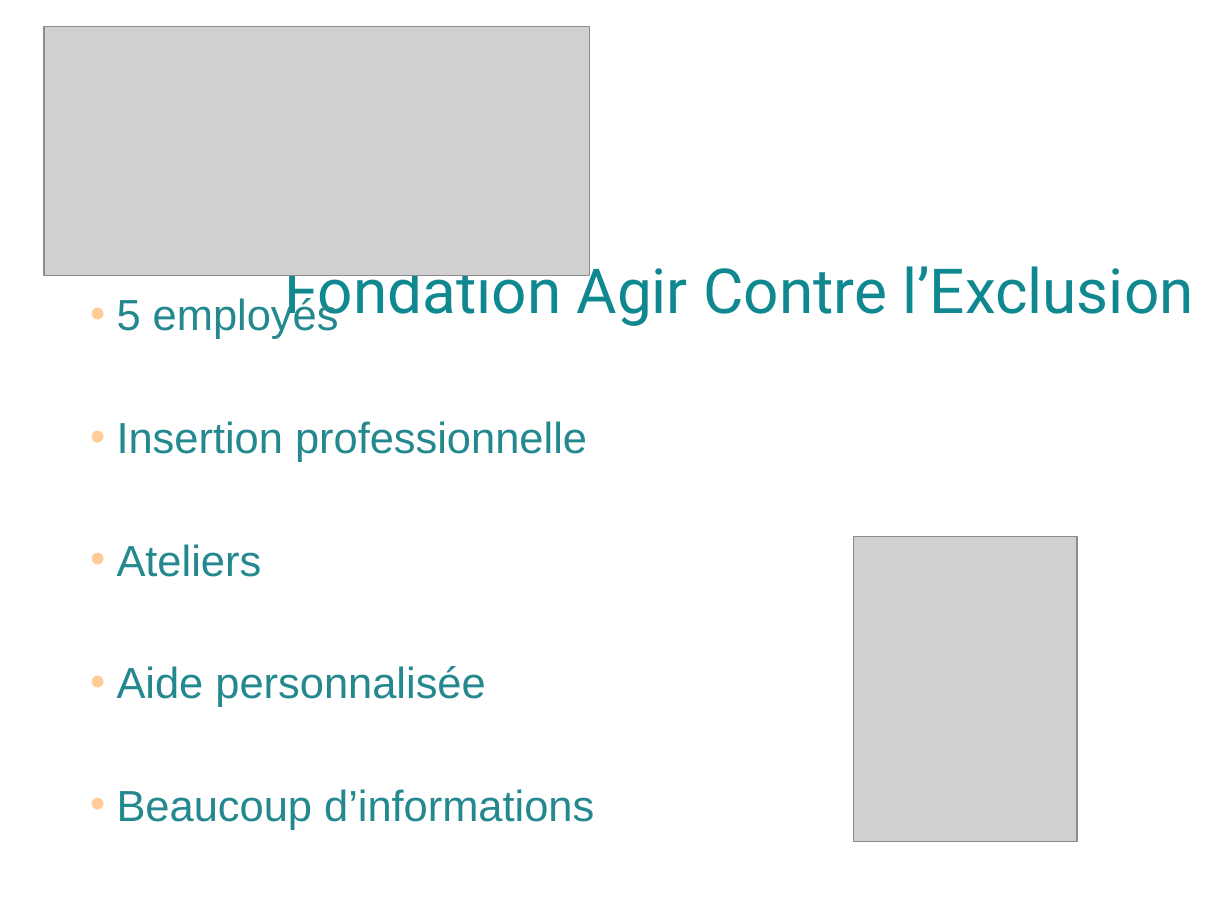
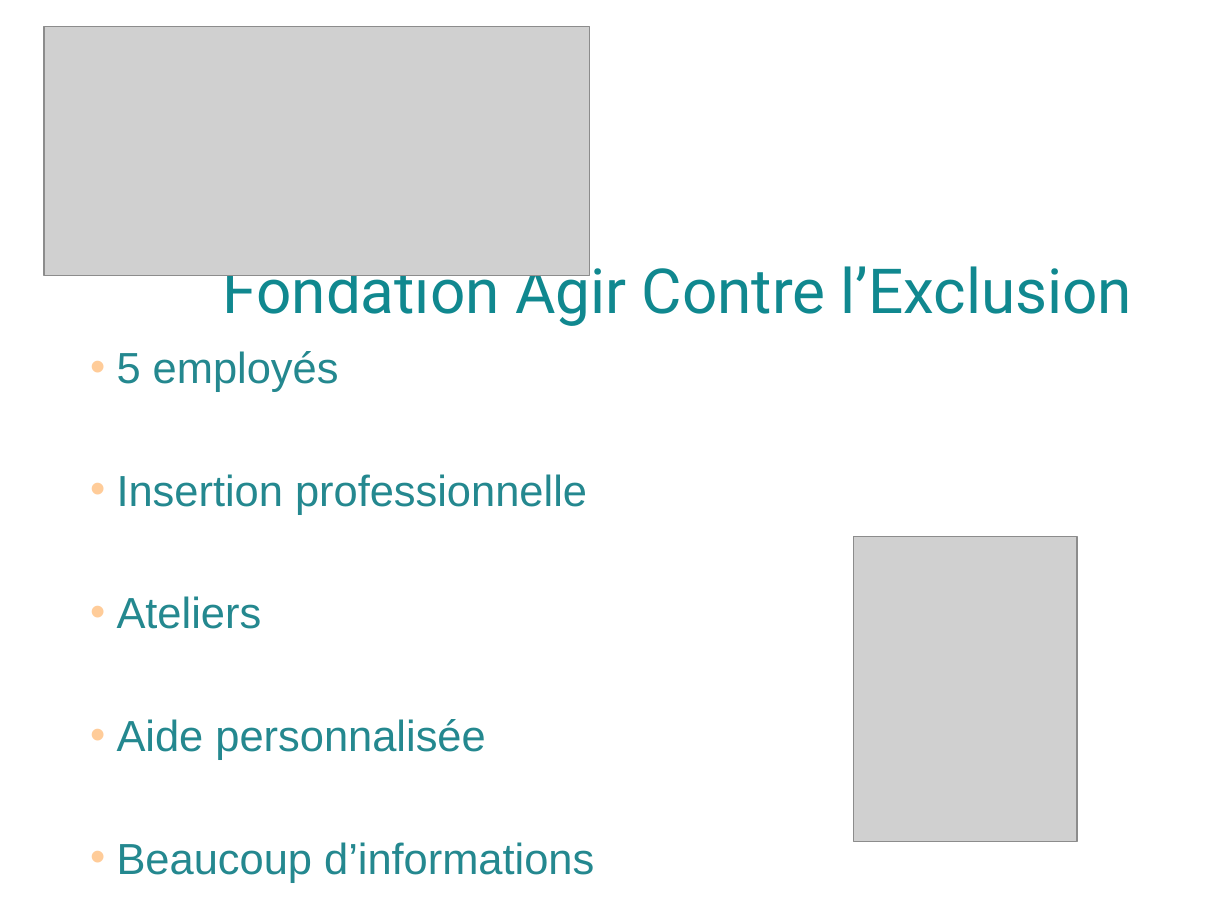
Before and after one commit to solenehuault/projets_certif, a slide deck: slide 3 of FACE/slides-face.odp (slide 2 before the commit). Drawn at 1232x924 pixels with LibreOffice and Linux fonts; fonts in the diff are those of the drawing; grey boxes stand for pictures. Boxes give left, top, right and bottom in pixels: in the first picture for what was removed or moved away, otherwise in the second. Text is boxed around its words. In the diff, an @@ line names an element or a change of style, - is before the commit and + after.

```diff
--- a/FACE/slides-face.odp
+++ b/FACE/slides-face.odp
@@ title "Fondation Agir Contre l’Exclusion": place and size @@
-title "Fondation Agir Contre l’Exclusion" at (284, 256, 1193, 328)
+title "Fondation Agir Contre l’Exclusion" at (223, 256, 1132, 326)
@@ text "5 employés": place and size @@
-text "5 employés" at (117, 296, 594, 830)
+text "5 employés" at (117, 351, 594, 883)
```
Also in this commit, not shown: 4 other slides changed, 6 slides added, 2 slides removed.
